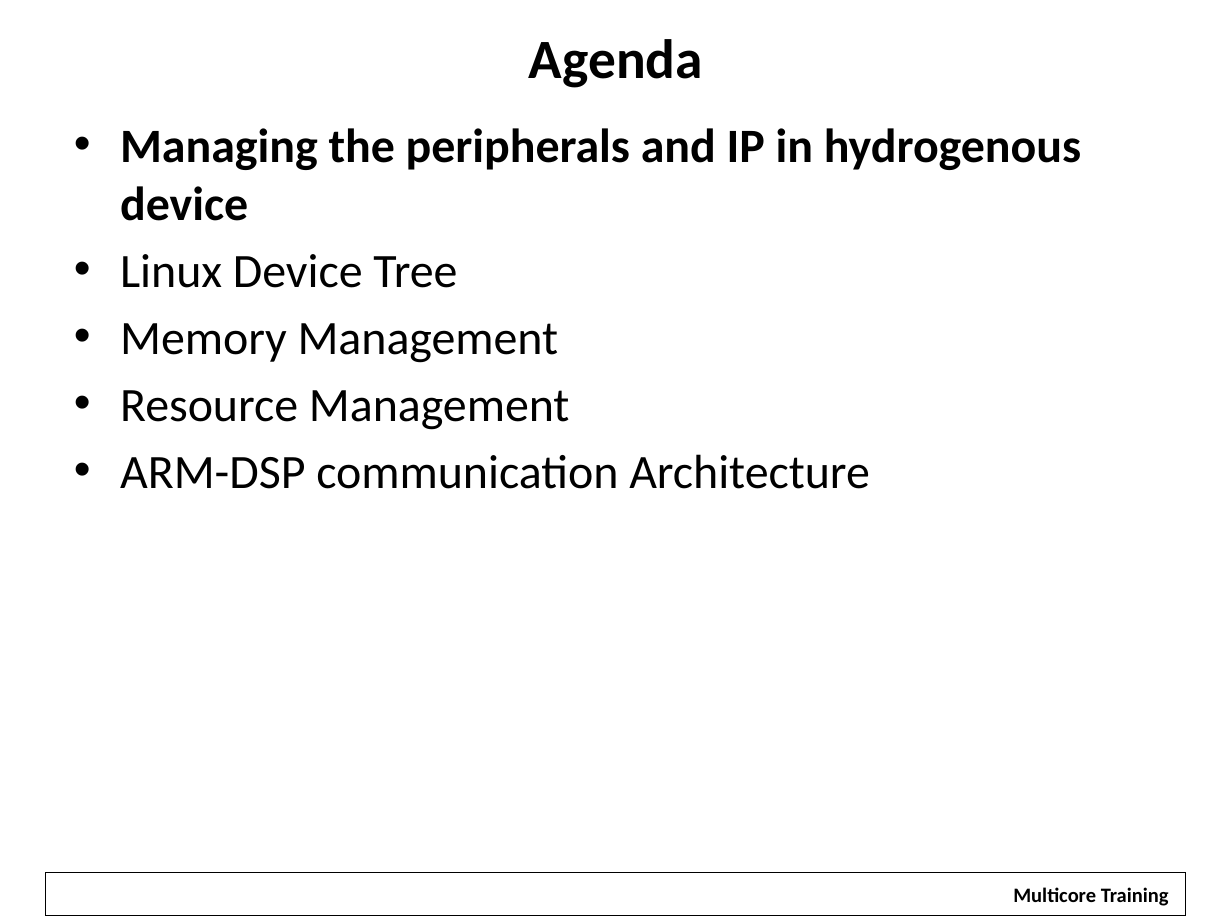
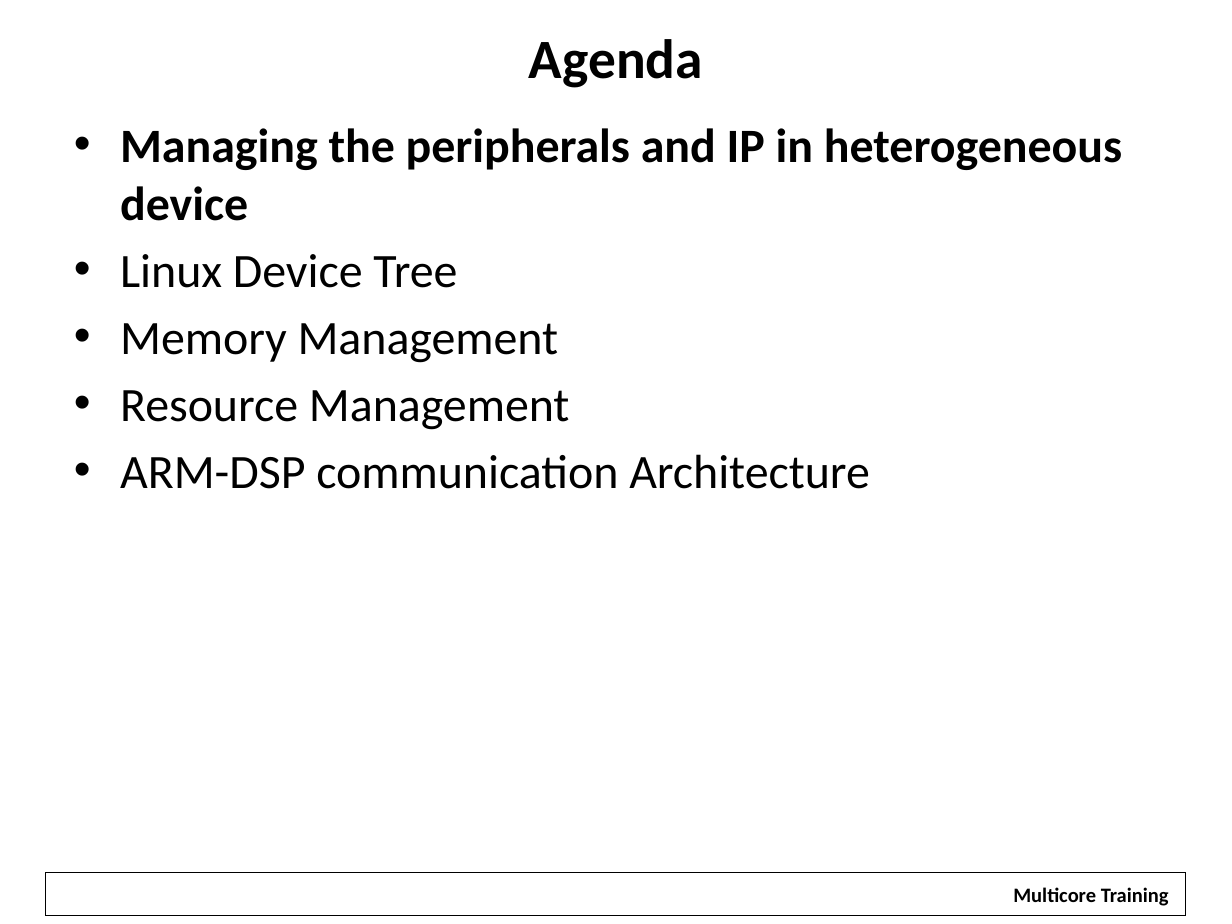
Before and after one commit to hari1989/keystone-workshop, a slide deck: slide 2 of preliminary/Working/presentations/KeyStoneArmDspWorkingTogether.pptx. Drawn at 1232x924 pixels with LibreOffice and Linux fonts; fonts in the diff are those of the drawing; background and template pictures are left out. Boxes give left, top, right and bottom in pixels: in the first picture for what was removed or moved away, otherwise in the second. Text is boxed around its words. In the diff, an @@ line names an element or a change of style, - is before the commit and + after.

```diff
--- a/preliminary/Working/presentations/KeyStoneArmDspWorkingTogether.pptx
+++ b/preliminary/Working/presentations/KeyStoneArmDspWorkingTogether.pptx
@@ text at (120,128,1122,221): text changed @@
-• Managing the peripherals and IP in hydrogenous device
+• Managing the peripherals and IP in heterogeneous device
```
Also in this commit, not shown: 20 other slides changed, 8 slides added, 2 slides removed.
